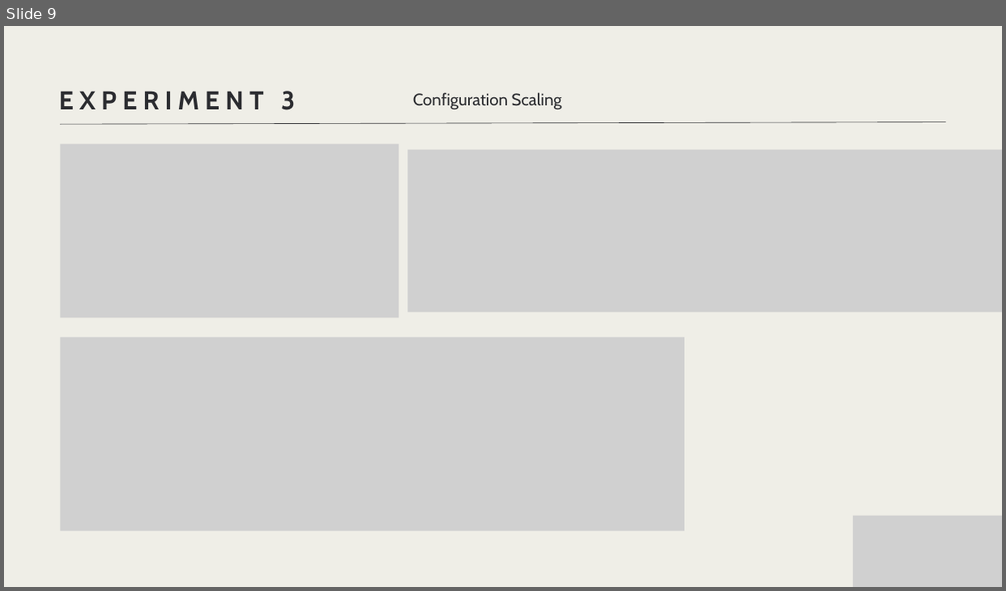
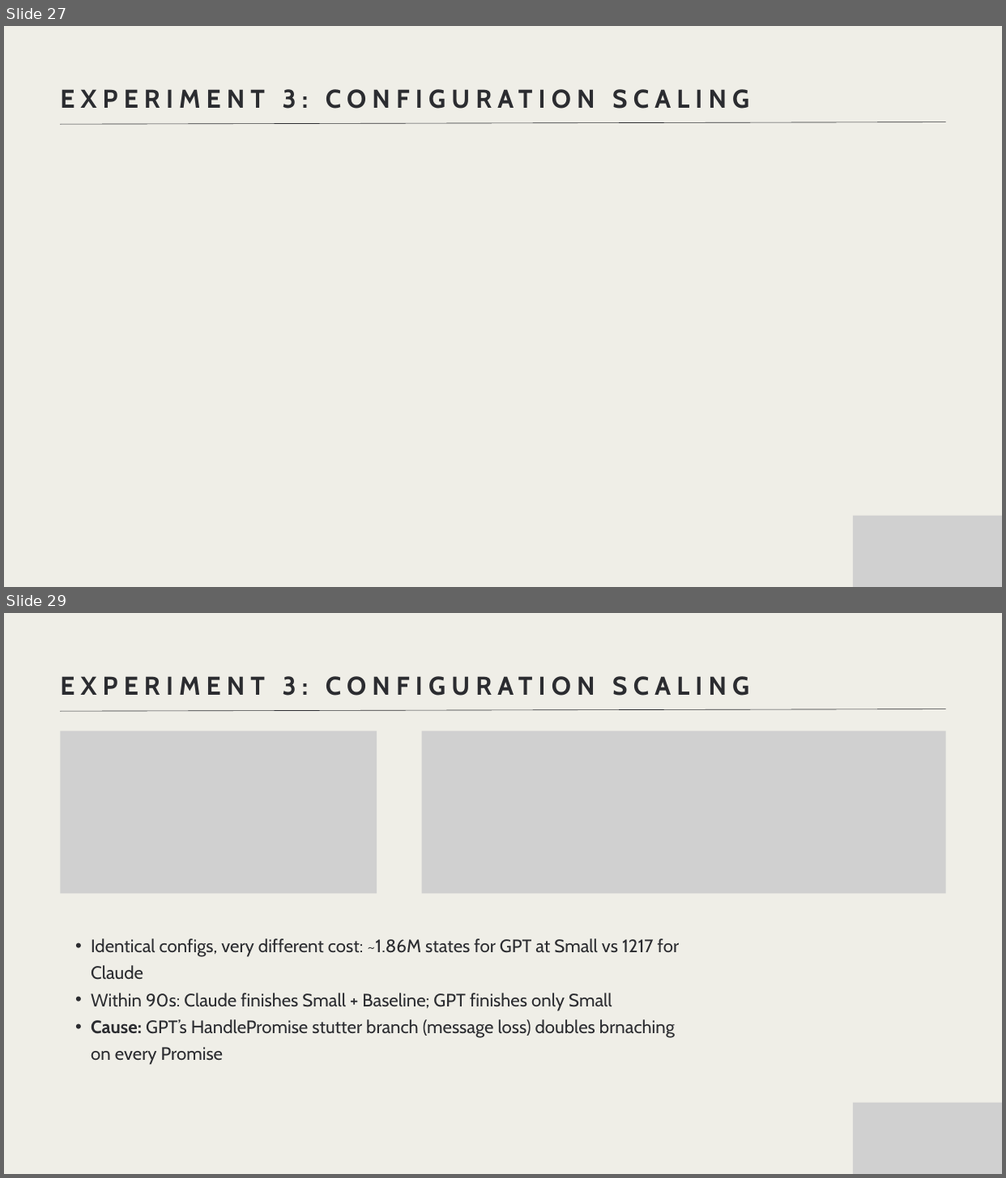
Before and after one commit to makhana/SysMoBench-research, a slide deck: Presentation.pptx. Shown one above the other, each under a label of ours: slide 9 before the commit, slides 27 and 29 after it; the slides between them are not shown. The pictures are 1006x591 and 1006x1178 pixels, drawn with LibreOffice and Linux fonts; fonts in the diff are those of the drawing; grey boxes stand for pictures. Boxes give left, top, right and bottom in pixels: in the first picture for what was removed or moved away, otherwise in the second. Text is boxed around its words. In the diff, an @@ line names an element or a change of style, - is before the commit and + after.

```diff
--- a/Presentation.pptx
+++ b/Presentation.pptx
@@ slide 29 added at [4,613,1002,1174], background #EFEEE7 @@
@@ text added at [283,676,296,696], 37.1 pt, text #2B2C30, bold @@
+EXPERIMENT 3: CONFIGURATION SCALING
@@ line added from (60, 711) to (945, 709), #2B2C30 0.75 pt @@
@@ picture added at [60,730,377,893] @@
@@ picture added at [422,730,946,893] @@
@@ text added at [91,939,680,1065], 26 pt, text #2B2C30 @@
+  • Identical configs, very different cost: ~1.86M states for GPT at Small vs 1217 for Claude
+  • Within 90s: Claude finishes Small + Baseline; GPT finishes only Small
+  • Cause: GPT’s HandlePromise stutter branch (message loss) doubles brnaching on every Promise
@@ picture added at [853,1103,1002,1174] @@
@@ what was slide 9 is now slide 27 @@
@@ slide 27 changed as well @@
@@ text removed at [59,91,295,110] @@
-EXPERIMENT 3
@@ text at [283,89,296,109]: text changed; size 24 to 37.1 pt; bold on @@
-Configuration Scaling
+EXPERIMENT 3: CONFIGURATION SCALING
@@ picture removed at [60,143,398,318] @@
@@ picture removed at [407,150,1002,313] @@
@@ picture removed at [60,337,684,531] @@
```
Also in this commit, not shown: 5 other slides changed, 31 other slides added.
